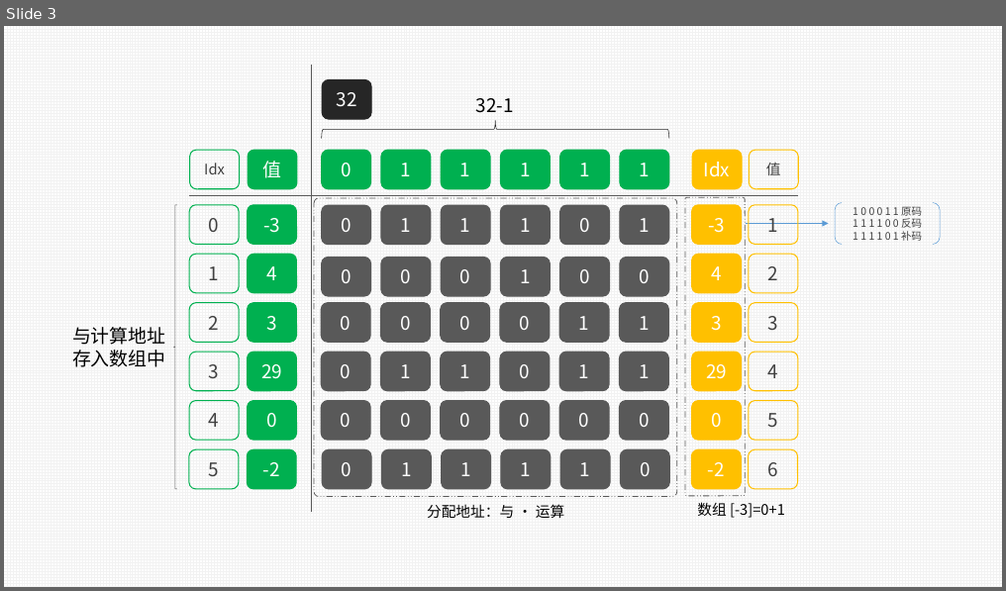
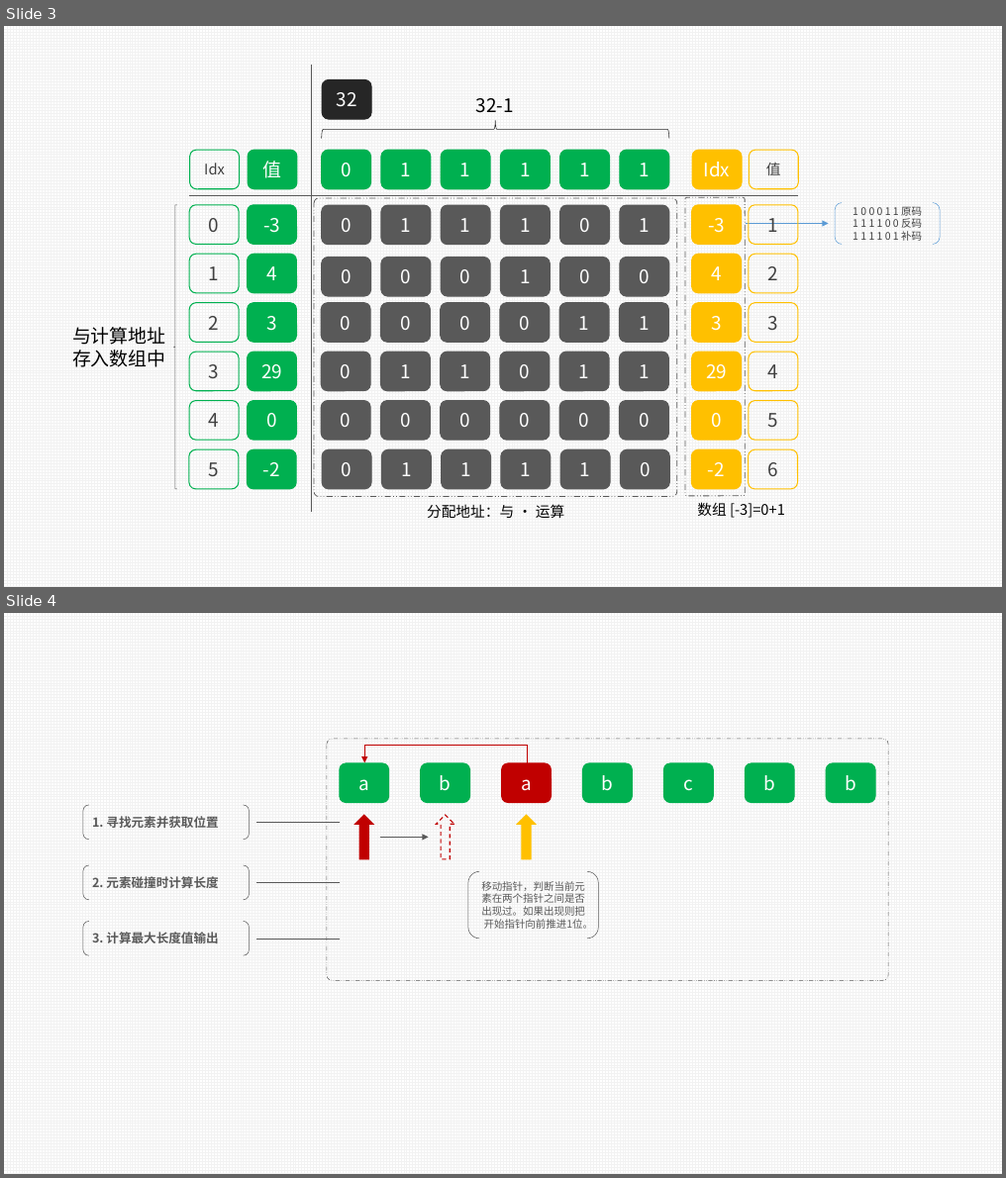
Before and after one commit to MyGitBooks/niubility-algorithm, a slide deck: docs/assets/resources/图稿.pptx. Shown one above the other, each under a label of ours: slide 3 before the commit, slides 3 and 4 after it. The pictures are 1006x591 and 1006x1178 pixels, drawn with LibreOffice and Linux fonts; fonts in the diff are those of the drawing. Boxes give left, top, right and bottom in pixels: in the first picture for what was removed or moved away, otherwise in the second. Text is boxed around its words. In the diff, an @@ line names an element or a change of style, - is before the commit and + after.

```diff
--- a/docs/assets/resources/图稿.pptx
+++ b/docs/assets/resources/图稿.pptx
@@ slide 4 added at box(4, 613, 1002, 1174), background pattern #F2F2F2 on #FFFFFF @@
@@ rounded rectangle added at box(327, 739, 888, 980), outline #595959 0.5 pt dashed @@
@@ elbow arrow added from (528, 764) to (364, 762), #C00000 0.5 pt @@
@@ rounded rectangle added at box(340, 763, 389, 802), fill #00B050, outline #00B050 1 pt, 18 pt, text #FFFFFF @@
+a
@@ rounded rectangle added at box(420, 763, 469, 802), fill #00B050, outline #00B050 1 pt, 18 pt, text #FFFFFF @@
+b
@@ rounded rectangle added at box(502, 763, 551, 802), fill #C00000, outline #C00000 1 pt, 18 pt, text #FFFFFF @@
+a
@@ rounded rectangle added at box(583, 763, 632, 802), fill #00B050, outline #00B050 1 pt, 18 pt, text #FFFFFF @@
+b
@@ rounded rectangle added at box(663, 763, 713, 802), fill #00B050, outline #00B050 1 pt, 18 pt, text #FFFFFF @@
+c
@@ rounded rectangle added at box(746, 763, 795, 802), fill #00B050, outline #00B050 1 pt, 18 pt, text #FFFFFF @@
+b
@@ rounded rectangle added at box(826, 763, 875, 802), fill #00B050, outline #00B050 1 pt, 18 pt, text #FFFFFF @@
+b
@@ bracket pair added at box(83, 805, 250, 840), outline #595959 0.5 pt, 12 pt, text #595959, bold @@
+1. 寻找元素并获取位置
@@ down arrow added at box(355, 815, 373, 860), fill #C00000, outline #C00000 1 pt @@
@@ down arrow added at box(436, 815, 453, 860), outline #C00000 1 pt dashed @@
@@ down arrow added at box(518, 815, 536, 860), fill #FFC000, outline #FFC000 1 pt @@
@@ line added from (256, 823) to (340, 823), #595959 0.5 pt @@
@@ arrow added from (380, 838) to (429, 838), #595959 1 pt @@
@@ bracket pair added at box(83, 865, 250, 900), outline #595959 0.5 pt, 12 pt, text #595959, bold @@
+2. 元素碰撞时计算长度
@@ bracket pair added at box(468, 872, 598, 939), outline #595959 0.5 pt, 10 pt, text #595959 @@
+移动指针，判断当前元素在两个指针之间是否出现过。如果出现则把开始指针向前推进1位。
@@ line added from (256, 882) to (340, 882), #595959 0.5 pt @@
@@ bracket pair added at box(83, 922, 250, 956), outline #595959 0.5 pt, 12 pt, text #595959, bold @@
+3. 计算最大长度值输出
@@ line added from (256, 939) to (340, 939), #595959 0.5 pt @@
```
Also in this commit, not shown: 1 slide removed, 3 other files.
